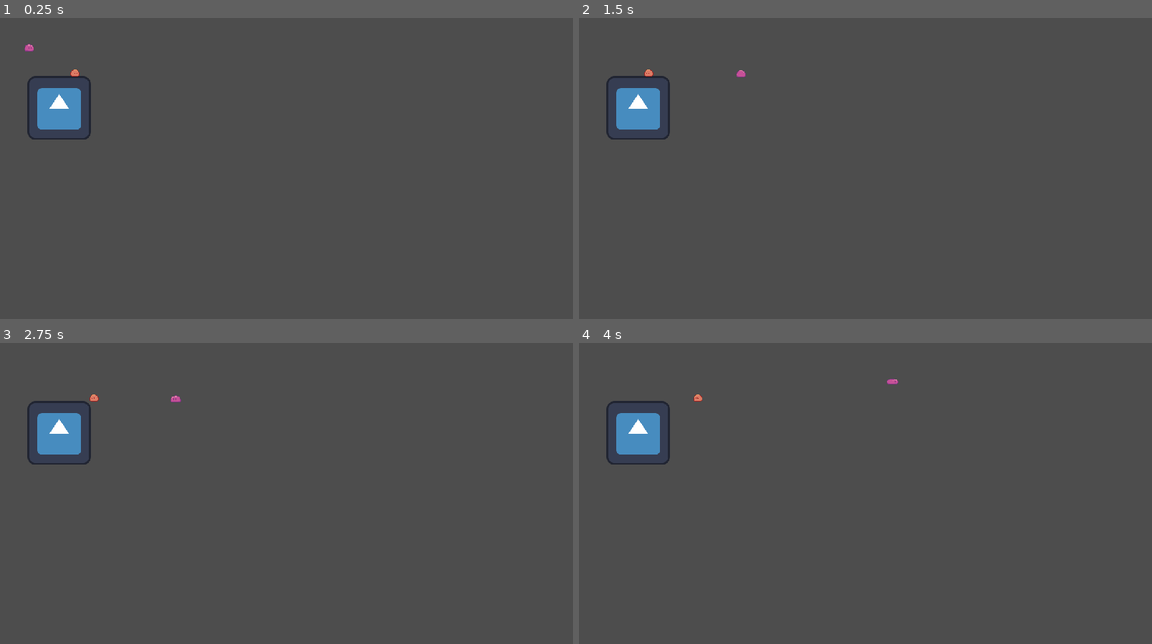
Above: before the commit, frames 1-4 (two rows, left to right).
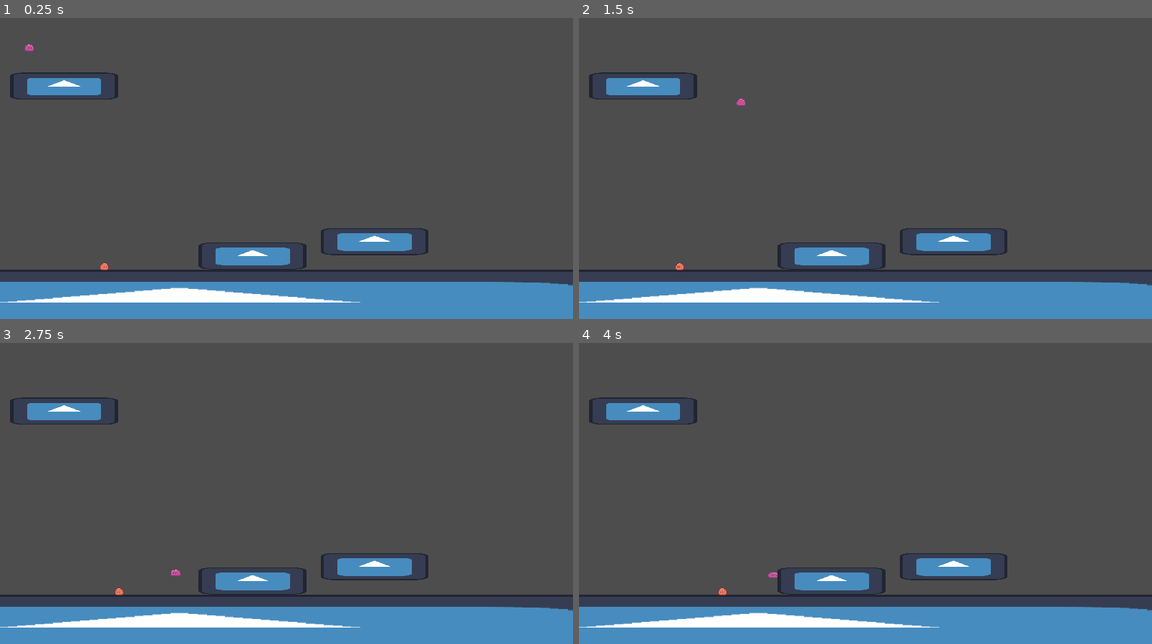
Above: after the commit, the same moments.

Repository: migski-dev/PirateSoftwareGJ16
Game: Godot game, scene res://scenes/overworld/test_scene/test_scene.tscn
The game is run twice, just before and just after one commit, with the same random seed, the same clock (stepped at 60 frames per second) and the same inputs. The engine's default icon, where the game draws it, is replaced by a stand-in: a white triangle on a blue panel in a dark square.
Inputs (mouse positions are in pixels of both pictures, inside the frame that each line leads up to):
- Up to frame 1 (0.25 s): no input
- Up to frame 2 (1.5 s): move the mouse to (991, 141) at 0.52 s; press the mouse at (991, 141) at 0.53 s; hold D (move_right) from 0.53 s (still down); tap Space (jump) at 0.77 s; tap Enter at 1.25 s; move the mouse to (750, 174) at 1.27 s; release the mouse at (750, 174) at 1.28 s; right-click (750, 174) at 1.35 s
- Up to frame 3 (2.75 s): tap Space (jump) at 1.52 s; move the mouse to (343, 412) at 2.02 s; release D (move_right) at 2.03 s; hold A (move_left) from 2.03 s (still down); hold Middle mouse button (special_attack) from 2.03 s (still down)
- Up to frame 4 (4 s): move the mouse to (836, 547) at 2.77 s; release A (move_left) at 2.78 s; release Middle mouse button (special_attack) at 2.78 s; hold D (move_right) from 2.78 s (still down); click (836, 547) at 2.85 s; tap Space (jump) at 3.02, 3.77 s; move the mouse to (1037, 532) at 3.52 s; hold Right mouse button (range_attack) from 3.53 s (still down)

The runs differ from the first frame. In frame 1, 17% of the frame differs, in the area x 0-100%, y 17-100%; in frame 2, 17%; in frame 3, 17%; in frame 4, 17%.

Commit message:
added test scene platforms

Diff:
--- a/scenes/overworld/test_scene/test_scene.tscn
+++ b/scenes/overworld/test_scene/test_scene.tscn
@@ -6,13 +6,17 @@
 
 [sub_resource type="WorldBoundaryShape2D" id="WorldBoundaryShape2D_e8u5a"]
 
+[sub_resource type="RectangleShape2D" id="RectangleShape2D_rrqgg"]
+size = Vector2(219, 56)
+
 [node name="TestScene" type="Node2D" groups=["foreground_layer"]]
 
 [node name="StaticBody2D" type="StaticBody2D" parent="."]
-position = Vector2(134, 159)
+position = Vector2(376, 549)
 
 [node name="Sprite2D" type="Sprite2D" parent="StaticBody2D"]
 position = Vector2(-15, 64)
+scale = Vector2(18.16, 1)
 texture = ExtResource("1_1ub2k")
 
 [node name="CollisionShape2D" type="CollisionShape2D" parent="StaticBody2D"]
@@ -23,4 +27,42 @@
 position = Vector2(59, 64)
 
 [node name="BasicEnemy" parent="." instance=ExtResource("3_02lgf")]
-position = Vector2(155, 153)
+position = Vector2(212, 539)
+
+[node name="Platforms" type="Node2D" parent="."]
+
+[node name="StaticBody2D2" type="StaticBody2D" parent="Platforms"]
+position = Vector2(534, 541)
+
+[node name="Sprite2D" type="Sprite2D" parent="Platforms/StaticBody2D2"]
+position = Vector2(-26, -20)
+scale = Vector2(1.69682, 0.425)
+texture = ExtResource("1_1ub2k")
+
+[node name="CollisionShape2D" type="CollisionShape2D" parent="Platforms/StaticBody2D2"]
+position = Vector2(-26.5, -18)
+shape = SubResource("RectangleShape2D_rrqgg")
+
+[node name="StaticBody2D3" type="StaticBody2D" parent="Platforms"]
+position = Vector2(779, 512)
+
+[node name="Sprite2D" type="Sprite2D" parent="Platforms/StaticBody2D3"]
+position = Vector2(-26, -20)
+scale = Vector2(1.69682, 0.425)
+texture = ExtResource("1_1ub2k")
+
+[node name="CollisionShape2D" type="CollisionShape2D" parent="Platforms/StaticBody2D3"]
+position = Vector2(-26.5, -18)
+shape = SubResource("RectangleShape2D_rrqgg")
+
+[node name="StaticBody2D4" type="StaticBody2D" parent="Platforms"]
+position = Vector2(155, 199)
+
+[node name="Sprite2D" type="Sprite2D" parent="Platforms/StaticBody2D4"]
+position = Vector2(-26, -20)
+scale = Vector2(1.69682, 0.425)
+texture = ExtResource("1_1ub2k")
+
+[node name="CollisionShape2D" type="CollisionShape2D" parent="Platforms/StaticBody2D4"]
+position = Vector2(-26.5, -18)
+shape = SubResource("RectangleShape2D_rrqgg")
--- a/scenes/player/player.tscn
+++ b/scenes/player/player.tscn
@@ -3,7 +3,7 @@
 [ext_resource type="Script" path="res://scenes/player/player.gd" id="1_6bvhh"]
 [ext_resource type="Texture2D" uid="uid://jks20w3lpvav" path="res://assets/sprite_sheets/slime_idle1.png" id="2_ajtux"]
 [ext_resource type="Texture2D" uid="uid://ckb2dpuay43h8" path="res://assets/sprite_sheets/slime_jump.png" id="3_oxxf3"]
-[ext_resource type="PackedScene" uid="uid://dm3hixl5xabpo" path="res://scenes/player/state_machines/player_move_state_machine.tscn" id="3_yqh4w"]
+[ext_resource type="PackedScene" uid="uid://dm3hixl5xabpo" path="res://scenes/player/player_state_machine.tscn" id="3_yqh4w"]
 
 [sub_resource type="CircleShape2D" id="CircleShape2D_d64aa"]
 radius = 11.6358
Not shown: 1 places in scenes/overworld/test_scene/test_scene.tscn that only renumber resources
Not shown, removed: LICENSE
